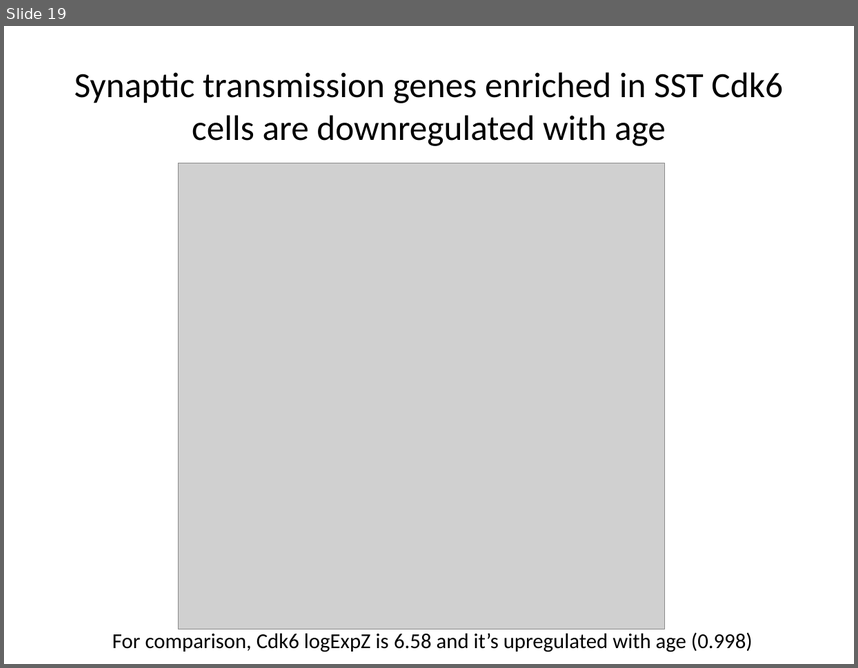
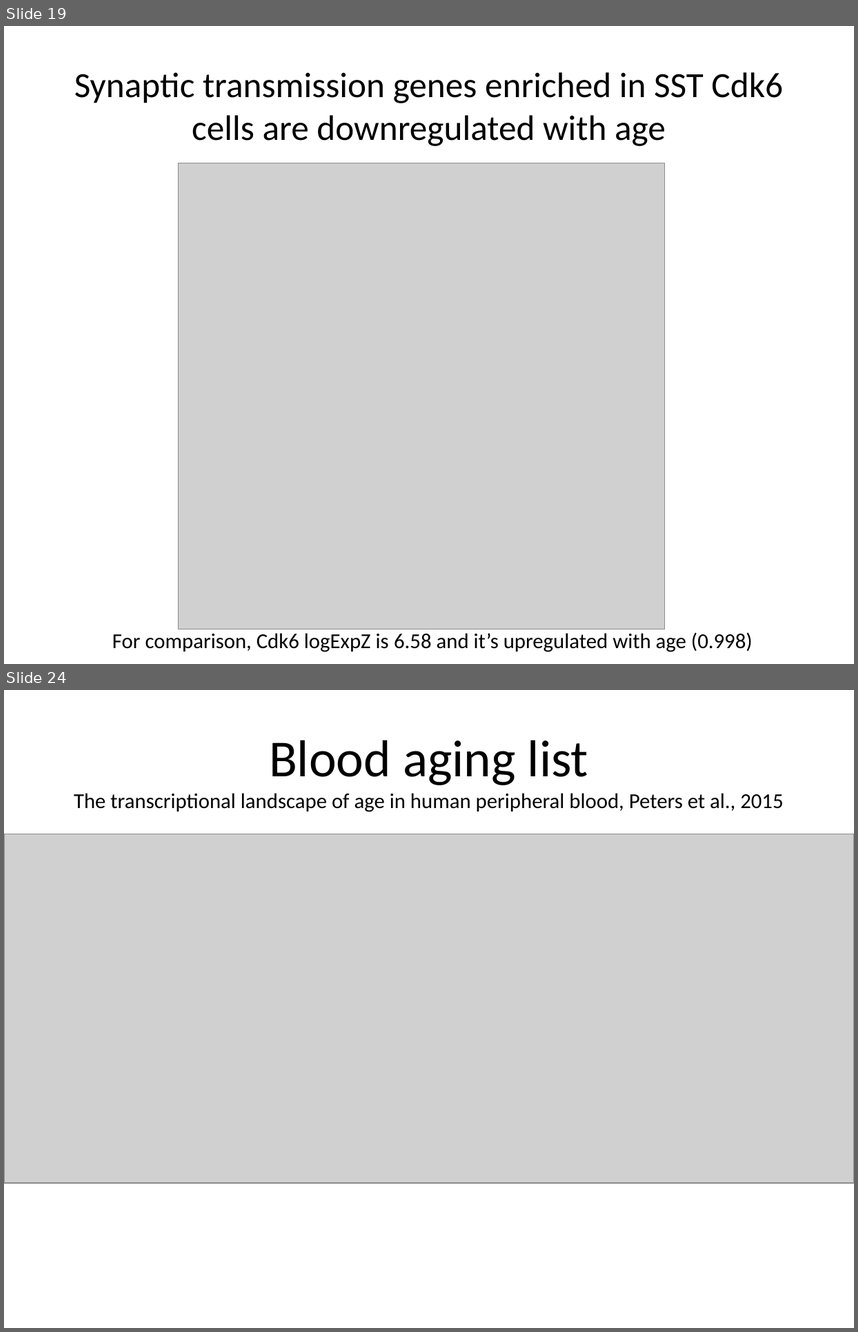
Before and after one commit to leonfrench/CellTypesAging, a slide deck: docs/CellTypes.pptx. Shown one above the other, each under a label of ours: slide 19 before the commit, slides 19 and 24 after it; the slides between them are not shown. The pictures are 858x668 and 858x1332 pixels, drawn with LibreOffice and Linux fonts; fonts in the diff are those of the drawing; grey boxes stand for pictures. Boxes give left, top, right and bottom in pixels: in the first picture for what was removed or moved away, otherwise in the second. Text is boxed around its words. In the diff, an @@ line names an element or a change of style, - is before the commit and + after.

```diff
--- a/docs/CellTypes.pptx
+++ b/docs/CellTypes.pptx
@@ slide 24 added at (4,690,854,1328), background #FFFFFF @@
@@ title added at (74,740,783,812), 18 pt, text #000000 @@
+Blood aging list
+The transcriptional landscape of age in human peripheral blood, Peters et al., 2015
@@ picture added at (4,834,854,1182) @@
```
Also in this commit, not shown: 17 other slides added, 2 other files.
